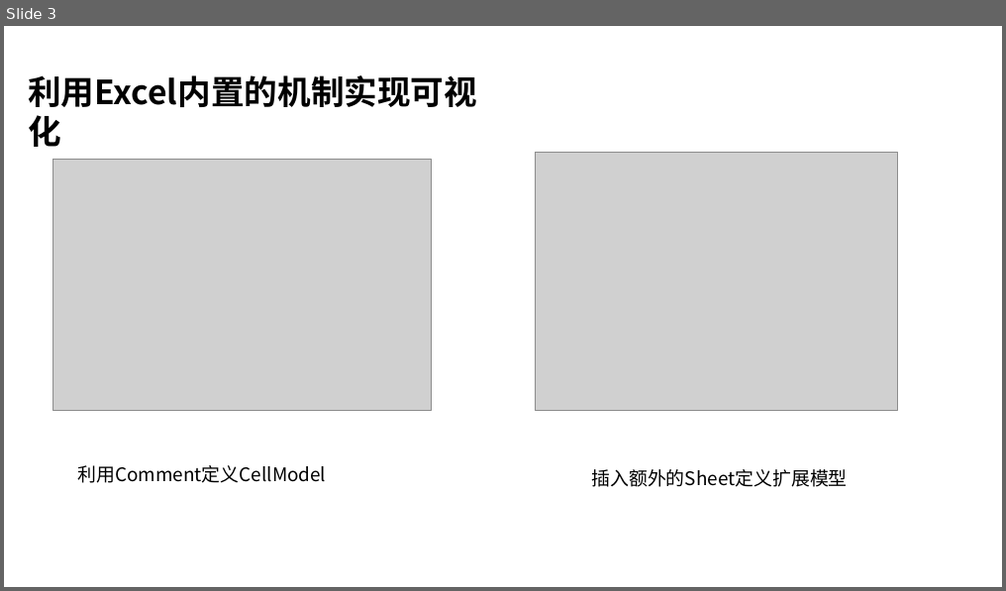
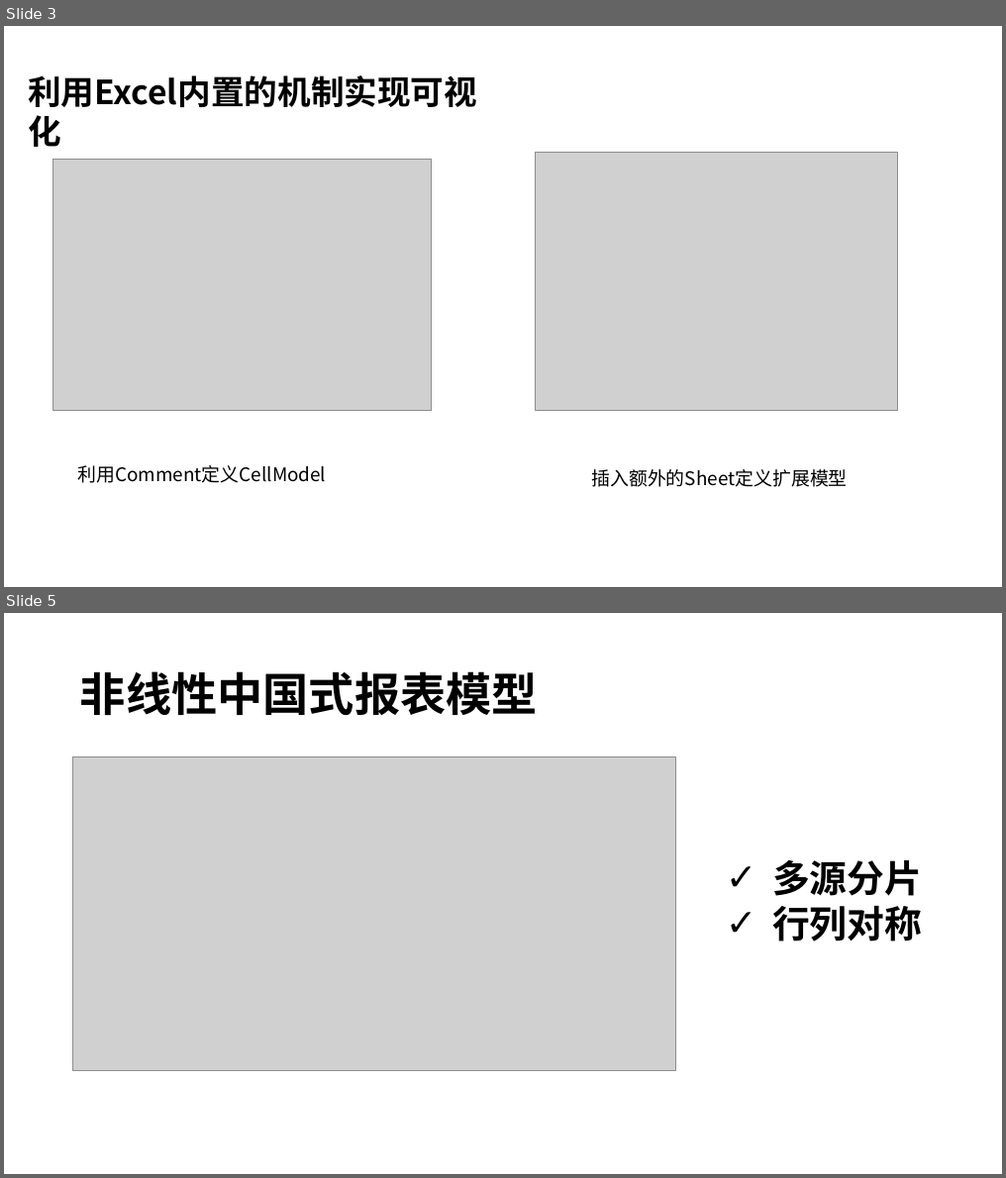
Before and after one commit to entropy-cloud/nop-entropy, a slide deck: docs/ppt/nop-report.pptx. Shown one above the other, each under a label of ours: slide 3 before the commit, slides 3 and 5 after it; the slides between them are not shown. The pictures are 1006x591 and 1006x1178 pixels, drawn with LibreOffice and Linux fonts; fonts in the diff are those of the drawing; grey boxes stand for pictures. Boxes give left, top, right and bottom in pixels: in the first picture for what was removed or moved away, otherwise in the second. Text is boxed around its words. In the diff, an @@ line names an element or a change of style, - is before the commit and + after.

Commit message:
增加报表引擎源码分析文档

```diff
--- a/docs/ppt/nop-report.pptx
+++ b/docs/ppt/nop-report.pptx
@@ slide 5 added at bbox=[4, 613, 1002, 1174], background #FFFFFF @@
@@ title added at bbox=[80, 671, 538, 715], 44 pt, text #000000, bold @@
+非线性中国式报表模型
@@ picture added at bbox=[73, 758, 676, 1071] @@
@@ text added at bbox=[772, 861, 922, 942], 36 pt, text #000000, bold @@
+✓ 多源分片
+✓ 行列对称
```
Also in this commit, not shown: 5 other slides added, 6 slides removed, 5 other files.
